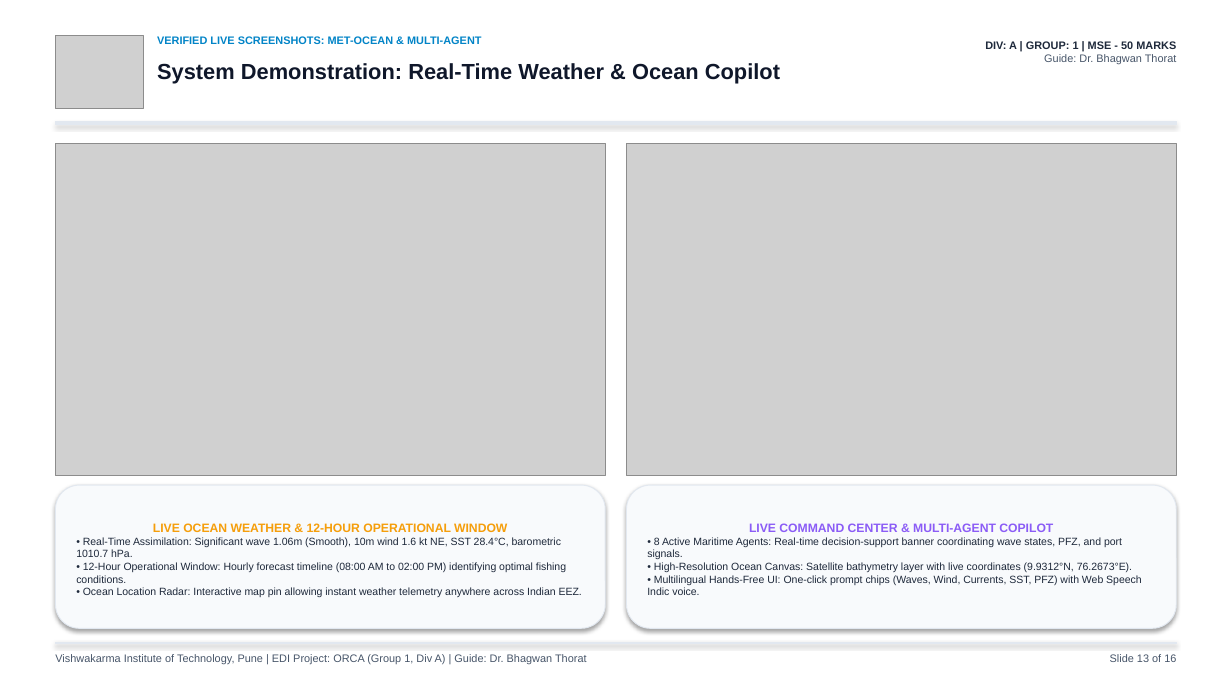
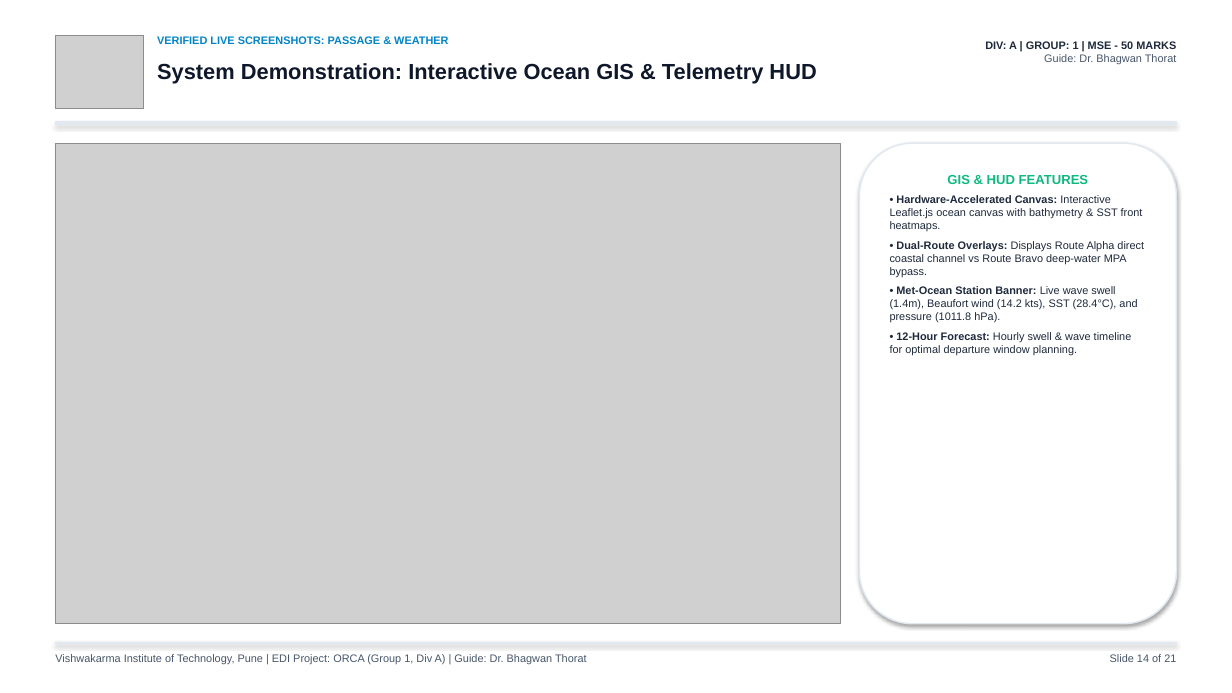
Before and after one commit to akash20065ray-sys/ORCA, a slide deck: slide 14 of ORCA_VIT_EDI_Presentation.pptx (slide 13 before the commit). Drawn at 1232x693 pixels with LibreOffice and Linux fonts; fonts in the diff are those of the drawing; grey boxes stand for pictures. Boxes give left, top, right and bottom in pixels: in the first picture for what was removed or moved away, otherwise in the second. Text is boxed around its words. In the diff, an @@ line names an element or a change of style, - is before the commit and + after.

Commit message:
feat(presentation): update 21-slide PPTX, PDF and 5-member script with verified flow and real screenshots

```diff
--- a/ORCA_VIT_EDI_Presentation.pptx
+++ b/ORCA_VIT_EDI_Presentation.pptx
@@ text at (157, 36, 448, 44): text changed @@
-VERIFIED LIVE SCREENSHOTS: MET-OCEAN & MULTI-AGENT
+VERIFIED LIVE SCREENSHOTS: PASSAGE & WEATHER
@@ text at (157, 63, 816, 83): text changed @@
-System Demonstration: Real-Time Weather & Ocean Copilot
+System Demonstration: Interactive Ocean GIS & Telemetry HUD
@@ picture removed at (55, 143, 605, 476) @@
@@ picture added at (55, 143, 841, 624) @@
@@ picture removed at (627, 143, 1177, 476) @@
@@ rounded rectangle added at (860, 143, 1177, 624), fill #FFFFFF, outline #E2E8F0 1.2 pt, 8.5 pt, text #1E293B @@
+GIS & HUD FEATURES
+• Hardware-Accelerated Canvas: Interactive Leaflet.js ocean canvas with bathymetry & SST front heatmaps.
+• Dual-Route Overlays: Displays Route Alpha direct coastal channel vs Route Bravo deep-water MPA bypass.
+• Met-Ocean Station Banner: Live wave swell (1.4m), Beaufort wind (14.2 kts), SST (28.4°C), and pressure (1011.8 hPa).
+• 12-Hour Forecast: Hourly swell & wave timeline for optimal departure window planning.
@@ rounded rectangle removed at (55, 485, 605, 628) @@
-LIVE OCEAN WEATHER & 12-HOUR OPERATIONAL WINDOW
-• Real-Time Assimilation: Significant wave 1.06m (Smooth), 10m wind 1.6 kt NE, SST 28.4°C, barometric 1010.7 hPa.
-• 12-Hour Operational Window: Hourly forecast timeline (08:00 AM to 02:00 PM) identifying optimal fishing conditions.
-• Ocean Location Radar: Interactive map pin allowing instant weather telemetry anywhere across Indian EEZ.
@@ rounded rectangle removed at (627, 485, 1177, 628) @@
-LIVE COMMAND CENTER & MULTI-AGENT COPILOT
-• 8 Active Maritime Agents: Real-time decision-support banner coordinating wave states, PFZ, and port signals.
-• High-Resolution Ocean Canvas: Satellite bathymetry layer with live coordinates (9.9312°N, 76.2673°E).
-• Multilingual Hands-Free UI: One-click prompt chips (Waves, Wind, Currents, SST, PFZ) with Web Speech Indic voice.
@@ text at (1110, 654, 1176, 662): text changed @@
-Slide 13 of 16
+Slide 14 of 21
```
Also in this commit, not shown: 12 other slides changed, 8 slides added, 3 slides removed, 3 other files.
